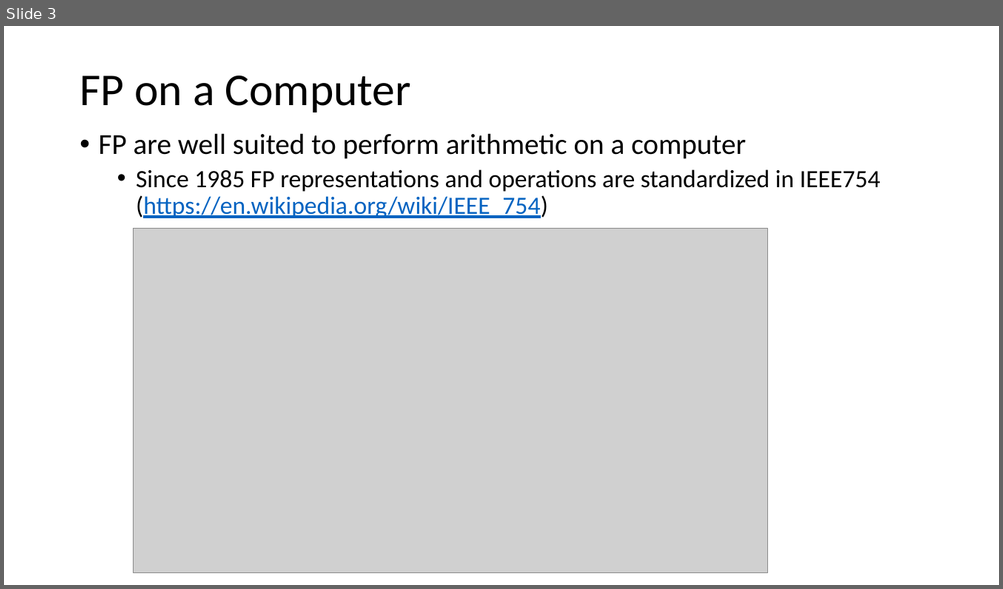
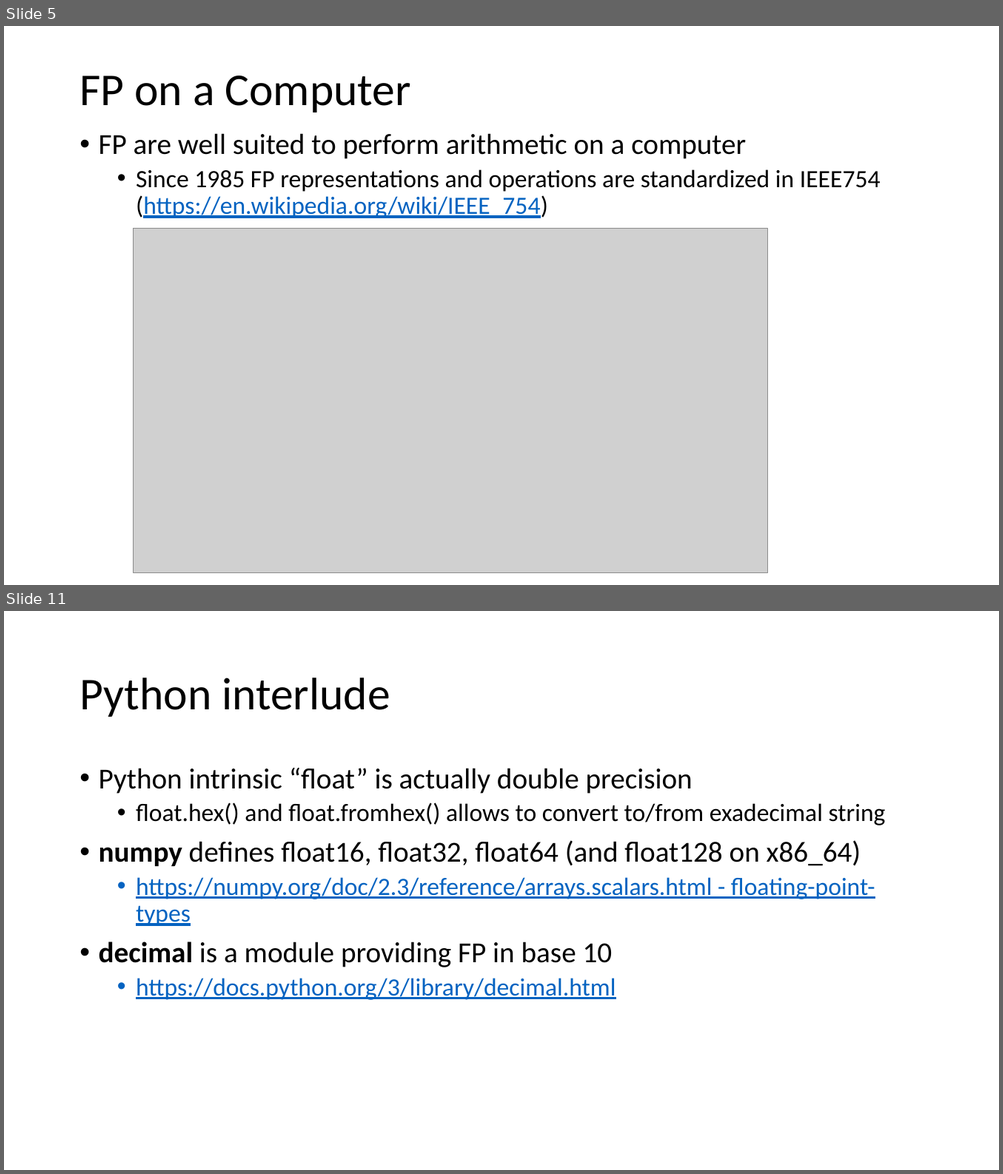
Before and after one commit to VinInn/FPCourse, a slide deck: Slides/FPforScientist.pptx. Shown one above the other, each under a label of ours: slide 3 before the commit, slides 5 and 11 after it; the slides between them are not shown. The pictures are 1003x589 and 1003x1174 pixels, drawn with LibreOffice and Linux fonts; fonts in the diff are those of the drawing; grey boxes stand for pictures. Boxes give left, top, right and bottom in pixels: in the first picture for what was removed or moved away, otherwise in the second. Text is boxed around its words. In the diff, an @@ line names an element or a change of style, - is before the commit and + after.

```diff
--- a/Slides/FPforScientist.pptx
+++ b/Slides/FPforScientist.pptx
@@ slide 11 added at [4, 611, 999, 1170], background #FFFFFF @@
@@ title added at [79, 678, 390, 717], 44 pt, text #000000 @@
+Python interlude
@@ text added at [99, 768, 885, 1000], 24 pt, text #000000 @@
+• Python intrinsic “float” is actually double precision
+  • float.hex() and float.fromhex() allows to convert to/from exadecimal string
+• numpy defines float16, float32, float64 (and float128 on x86_64)
+  • https://numpy.org/doc/2.3/reference/arrays.scalars.html - floating-point-types
+• decimal is a module providing FP in base 10
+  • https://docs.python.org/3/library/decimal.html
@@ what was slide 3 is now slide 5 @@
```
Also in this commit, not shown: 1 slide changed, 5 other slides added.
